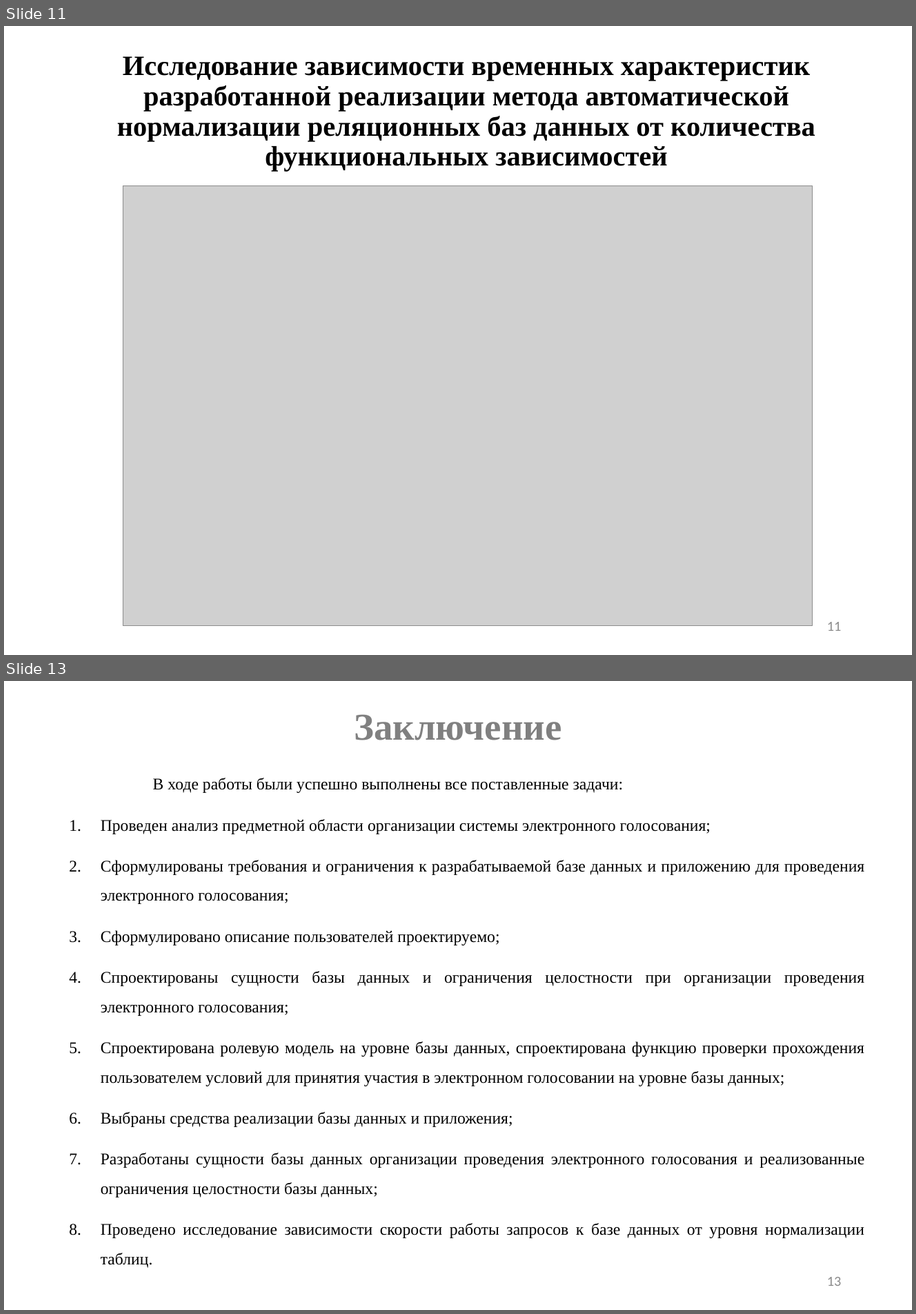
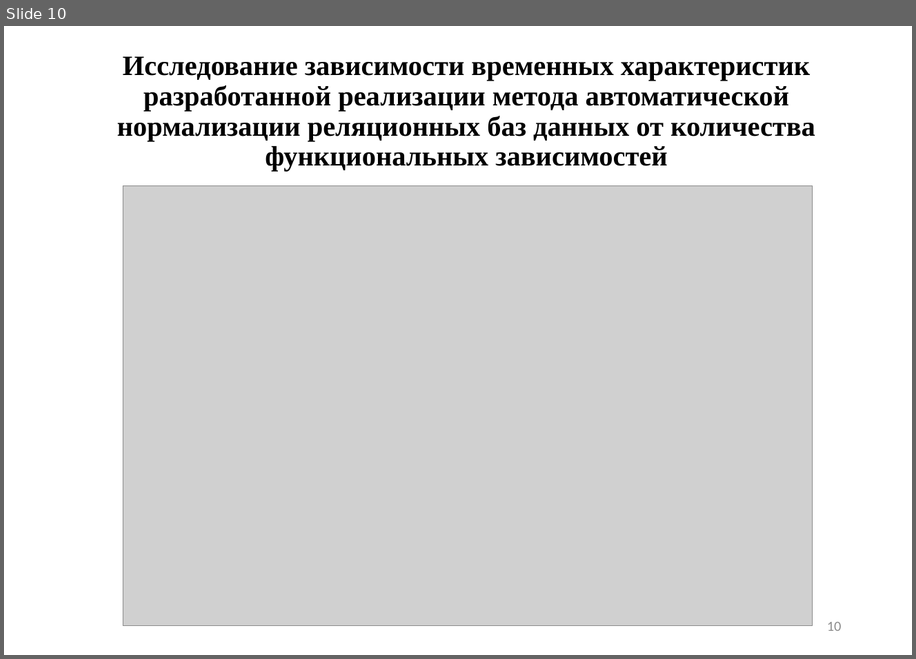
Before and after one commit to sampletext117/auto_normalization, a slide deck: main.pptx. Shown one above the other, each under a label of ours: slides 11 and 13 before the commit, slide 10 after it; the slides between them are not shown. The pictures are 916x1314 and 916x659 pixels, drawn with LibreOffice and Linux fonts; fonts in the diff are those of the drawing; grey boxes stand for pictures. Boxes give left, top, right and bottom in pixels: in the first picture for what was removed or moved away, otherwise in the second. Text is boxed around its words. In the diff, an @@ line names an element or a change of style, - is before the commit and + after.

```diff
--- a/main.pptx
+++ b/main.pptx
@@ slide 13 removed at [4,681,912,1310], background #FFFFFF @@
@@ title removed at [354,715,562,740] @@
-Заключение
@@ text removed at [101,778,864,1267] @@
-В ходе работы были успешно выполнены все поставленные задачи:
-1. Проведен анализ предметной области организации системы электронного голосования;
-2. Сформулированы требования и ограничения к разрабатываемой базе данных и приложению для проведения электронного голосования;
-3. Сформулировано описание пользователей проектируемо;
-4. Спроектированы сущности базы данных и ограничения целостности при организации проведения электронного голосования;
-5. Спроектирована ролевую модель на уровне базы данных, спроектирована функцию проверки прохождения пользователем условий для принятия участия в электронном голосовании на уровне базы данных;
-6. Выбраны средства реализации базы данных и приложения;
-7. Разработаны сущности базы данных организации проведения электронного голосования и реализованные ограничения целостности базы данных;
-8. Проведено исследование зависимости скорости работы запросов к базе данных от уровня нормализации таблиц.
@@ page number removed at [827,1276,841,1285] @@
-13
@@ what was slide 11 is now slide 10 @@
@@ page number at [827,621,841,630]: text changed @@
-11
+10
```
Also in this commit, not shown: 5 slides changed, 4 slides added, 4 other slides removed, 6 other files.
